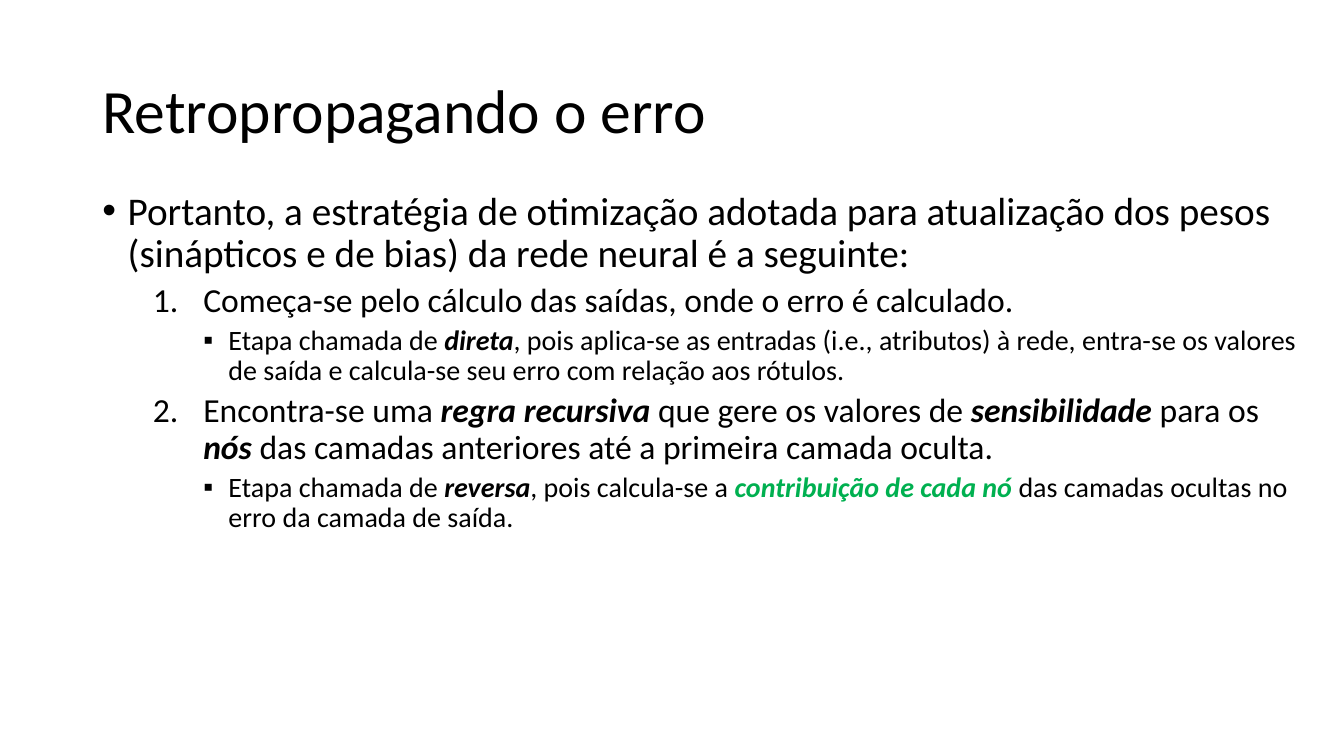
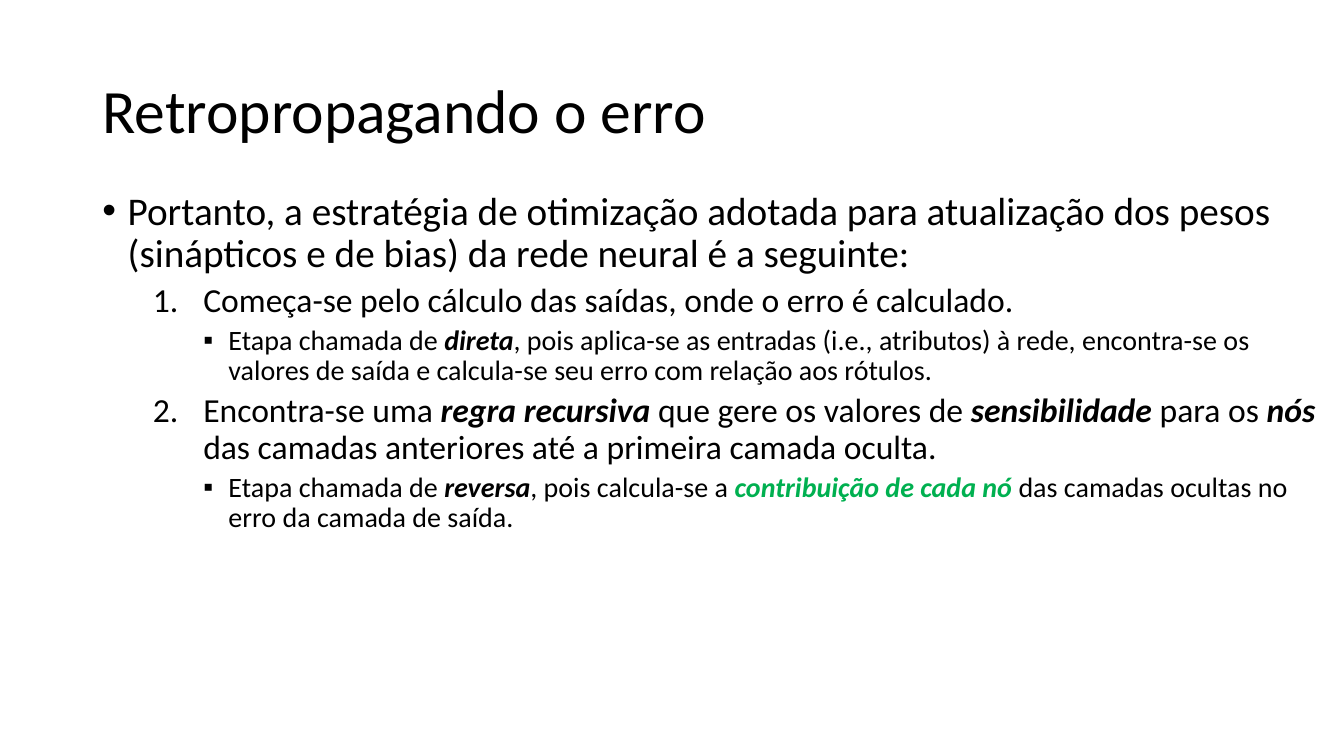
Before and after one commit to zz4fap/t320_aprendizado_de_maquina, a slide deck: slide 28 of slides/T320_Redes_Neurais_Artificiais (Parte III).pptx (slide 27 before the commit). Drawn at 1344x756 pixels with LibreOffice and Linux fonts; fonts in the diff are those of the drawing. Boxes give left, top, right and bottom in pixels: in the first picture for what was removed or moved away, otherwise in the second. Text is boxed around its words. In the diff, an @@ line names an element or a change of style, - is before the commit and + after.

```diff
--- a/slides/T320_Redes_Neurais_Artificiais (Parte III).pptx
+++ b/slides/T320_Redes_Neurais_Artificiais (Parte III).pptx
@@ text at bbox=[228, 329, 1249, 385]: text changed @@
-    ▪ Etapa chamada de direta, pois aplica-se as entradas (i.e., atributos) à rede, entra-se os valores de saída e calcula-se seu erro com relação aos rótulos.
+    ▪ Etapa chamada de direta, pois aplica-se as entradas (i.e., atributos) à rede, encontra-se os valores de saída e calcula-se seu erro com relação aos rótulos.
```
Also in this commit, not shown: 9 other slides changed, 1 slide added, 1 other file.
